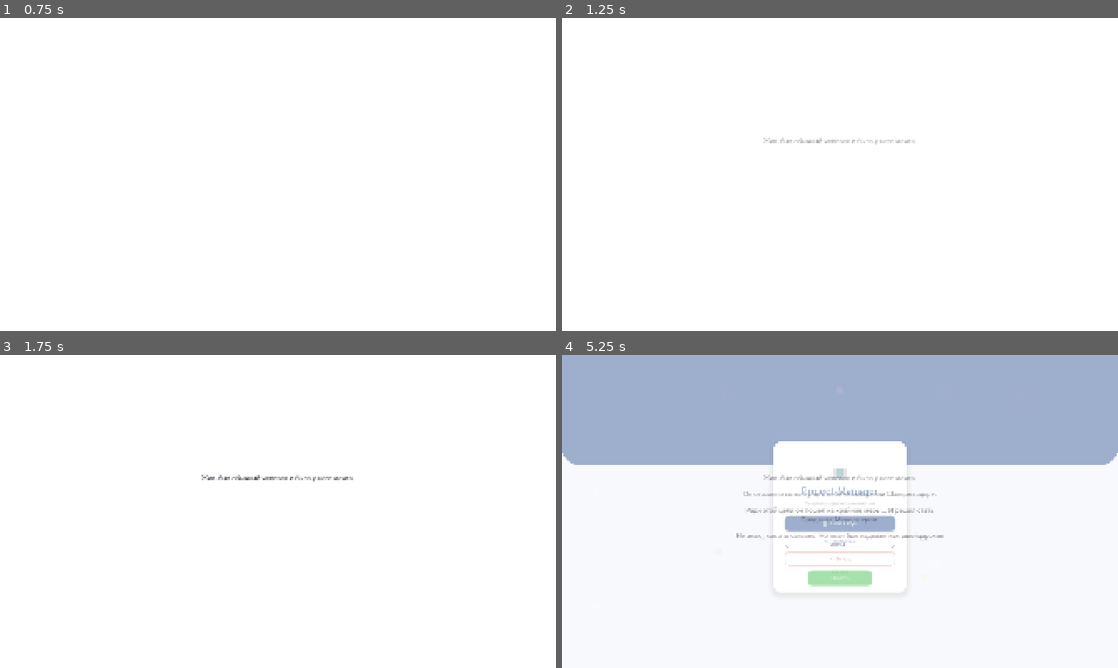
Above: before the commit, frames 1-4 (two rows, left to right).
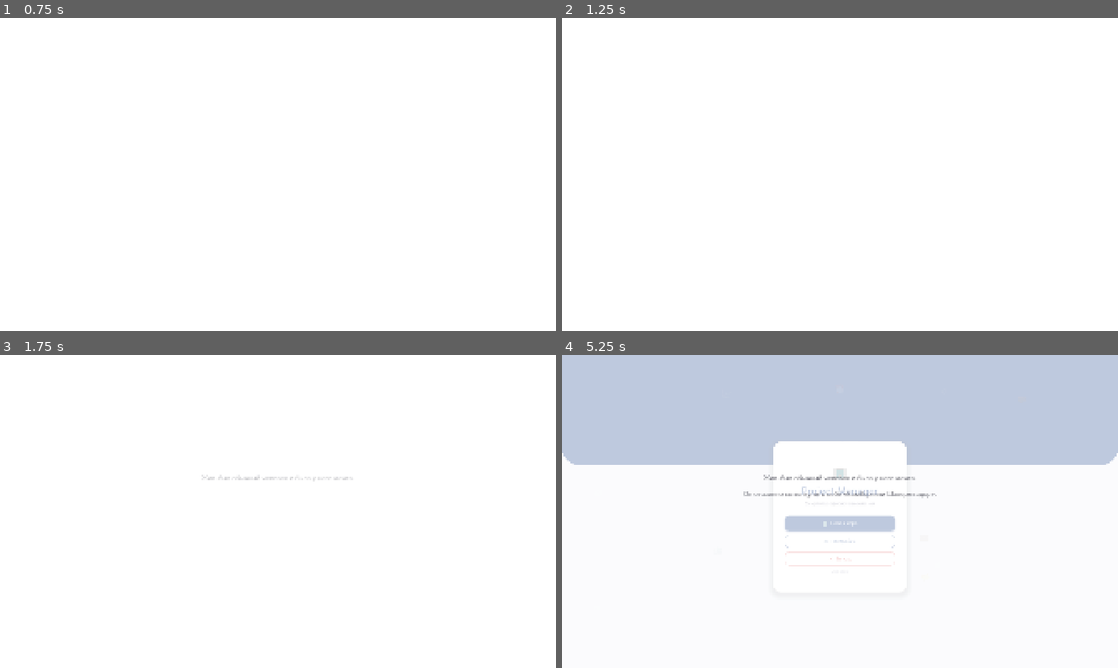
Above: after the commit, the same moments.

Repository: Esca69/project-manager-sim
Game: Godot game, scene res://Scenes/main_menu.tscn
The game is run twice, just before and just after one commit, with the same random seed, the same clock (stepped at 60 frames per second) and the same inputs. Sound files missing from this copy of the repository are replaced by a short silence.
Inputs (mouse positions are in pixels of both pictures, inside the frame that each line leads up to):
- Up to frame 1 (0.75 s): click "🆕 Новая игра" at 0.5 s
- Up to frame 2 (1.25 s): no input
- Up to frame 3 (1.75 s): click "🆕 Новая игра" at 1.25 s
- Up to frame 4 (5.25 s): click "⚙ Настройки" at 2 s; tap Enter at 2.75 s; move the mouse to (962, 495) at 2.77 s; hold Right (ui_right) 2.78-3.53 s; tap E (interact) at 2.85 s; click (962, 495) at 2.92 s; move the mouse to (728, 527) at 3.52 s; hold Down (ui_down) 3.53-4.28 s; tap Q (motivate) at 3.6 s; click (728, 527) at 3.67 s; move the mouse to (895, 442) at 4.27 s; hold Right (ui_right) 4.28-5 s; tap R (no_toilet) at 4.35 s; click (895, 442) at 4.42 s; click (840, 577) at 5 s, where only the run before the commit has a clickable "Начать"

Frame 1 is identical in both runs. In frame 2, 0.2% of the frame differs, in the area x 36-64%, y 38-41%; in frame 3, 0.2%; in frame 4, 35%, in the area x 0-100%, y 0-74%.

Commit message:
Fix 6 remaining bugs in My Life meta-progression feature
Co-authored-by: Esca69 <259692183+Esca69@users.noreply.github.com>

Diff:
--- a/Scripts/dividend_screen.gd
+++ b/Scripts/dividend_screen.gd
@@ -138,6 +138,7 @@
 
 		# Начисляем дивиденды
 		GameState.add_expense(dividend)
+		GameState.daily_event_expenses.append({"label": tr("LOG_PM_DIVIDEND") % dividend, "amount": dividend})
 		PMData.change_personal_balance(dividend)
 		EventLog.add(tr("LOG_PM_DIVIDEND") % dividend)
 	else:
--- a/Scripts/hud.gd
+++ b/Scripts/hud.gd
@@ -818,8 +818,14 @@
 	_personal_balance_label.add_theme_font_size_override("font_size", 15)
 	if UITheme: UITheme.apply_font(_personal_balance_label, "bold")
 	_personal_balance_label.text = "🏎️ $%d" % PMData.personal_balance
-	# Вставляем сразу после BalanceLabel (индекс 1 обычно, но ищем по имени)
-	hbox_container.add_child(_personal_balance_label)
+	# Вставляем ПЕРЕД SpeedControls, чтобы лейбл был слева от кнопок скорости
+	var speed_controls = hbox_container.get_node_or_null("SpeedControls")
+	if speed_controls:
+		var idx = speed_controls.get_index()
+		hbox_container.add_child(_personal_balance_label)
+		hbox_container.move_child(_personal_balance_label, idx)
+	else:
+		hbox_container.add_child(_personal_balance_label)
 	PMData.personal_balance_changed.connect(_on_personal_balance_changed)
 
 func _on_personal_balance_changed(new_amount: int):
--- a/Scripts/intro_screen.gd
+++ b/Scripts/intro_screen.gd
@@ -98,7 +98,7 @@
 	vbox.add_child(_start_btn)
 
 	# Запускаем анимацию через небольшую задержку
-	await get_tree().create_timer(0.4, true, false, true).timeout
+	await get_tree().create_timer(0.8, true, false, true).timeout
 	_animate_lines()
 
 func _animate_lines():
@@ -114,8 +114,8 @@
 
 	var lbl = _line_labels[_current_line]
 	_tween = create_tween()
-	_tween.tween_property(lbl, "modulate:a", 1.0, 0.6).set_ease(Tween.EASE_OUT)
-	_tween.tween_interval(0.3)
+	_tween.tween_property(lbl, "modulate:a", 1.0, 1.4).set_ease(Tween.EASE_OUT)
+	_tween.tween_interval(0.8)
 	_tween.tween_callback(func():
 		_current_line += 1
 		_show_next_line()
@@ -124,7 +124,7 @@
 func _on_start_pressed():
 	# Плавное исчезновение и переход в офис
 	var tween = create_tween()
-	tween.tween_property(self, "modulate:a", 0.0, 0.4).set_ease(Tween.EASE_IN)
+	tween.tween_property(self, "modulate:a", 0.0, 0.6).set_ease(Tween.EASE_IN)
 	tween.tween_callback(func():
 		get_tree().change_scene_to_file("res://Scenes/office.tscn")
 	)
--- a/Scripts/my_life_panel.gd
+++ b/Scripts/my_life_panel.gd
@@ -25,13 +25,20 @@
 func _ready():
 	process_mode = Node.PROCESS_MODE_ALWAYS
 	visible = false
-	z_index = 80
-	set_anchors_preset(Control.PRESET_FULL_RECT)
+	z_index = 90
 	mouse_filter = Control.MOUSE_FILTER_IGNORE
+	_force_fullscreen_size()
 	_build_ui()
 	PMData.personal_balance_changed.connect(_on_balance_changed)
 
+func _force_fullscreen_size():
+	set_anchors_preset(Control.PRESET_FULL_RECT)
+	var vp_size = get_viewport().get_visible_rect().size
+	position = Vector2.ZERO
+	size = vp_size
+
 func open():
+	_force_fullscreen_size()
 	_refresh()
 	if UITheme:
 		UITheme.fade_in(self, 0.2)
@@ -42,24 +49,20 @@
 	# Полупрозрачный оверлей
 	var overlay = ColorRect.new()
 	overlay.set_anchors_preset(Control.PRESET_FULL_RECT)
-	overlay.color = Color(0, 0, 0, 0.35)
+	overlay.color = Color(0, 0, 0, 0.45)
 	overlay.mouse_filter = Control.MOUSE_FILTER_STOP
 	add_child(overlay)
-	overlay.gui_input.connect(func(event):
-		if event is InputEventMouseButton and event.pressed and event.button_index == MOUSE_BUTTON_LEFT:
-			_close()
-	)
-
-	# Окно — позиционируем как остальные панели (внизу справа)
+
+	# Окно — 1500×900 по центру, как client_panel.gd
 	_window = PanelContainer.new()
-	_window.custom_minimum_size = Vector2(650, 560)
-	_window.set_anchors_preset(Control.PRESET_BOTTOM_RIGHT)
-	_window.offset_left = -680
-	_window.offset_top = -640
-	_window.offset_right = -20
-	_window.offset_bottom = -80
-	_window.grow_horizontal = Control.GROW_DIRECTION_BEGIN
-	_window.grow_vertical = Control.GROW_DIRECTION_BEGIN
+	_window.custom_minimum_size = Vector2(1500, 900)
+	_window.set_anchors_preset(Control.PRESET_CENTER)
+	_window.offset_left = -750
+	_window.offset_top = -450
+	_window.offset_right = 750
+	_window.offset_bottom = 450
+	_window.grow_horizontal = Control.GROW_DIRECTION_BOTH
+	_window.grow_vertical = Control.GROW_DIRECTION_BOTH
 
 	var window_style = StyleBoxFlat.new()
 	window_style.bg_color = COLOR_WHITE
@@ -83,7 +86,7 @@
 
 	# Заголовок
 	var header_panel = Panel.new()
-	header_panel.custom_minimum_size = Vector2(0, 50)
+	header_panel.custom_minimum_size = Vector2(0, 40)
 	var header_style = StyleBoxFlat.new()
 	header_style.bg_color = COLOR_BLUE
 	header_style.corner_radius_top_left = 20
@@ -96,11 +99,38 @@
 	title_lbl.set_anchors_preset(Control.PRESET_CENTER)
 	title_lbl.grow_horizontal = Control.GROW_DIRECTION_BOTH
 	title_lbl.grow_vertical = Control.GROW_DIRECTION_BOTH
+	title_lbl.offset_left = -120
+	title_lbl.offset_top = -11.5
+	title_lbl.offset_right = 120
+	title_lbl.offset_bottom = 11.5
 	title_lbl.horizontal_alignment = HORIZONTAL_ALIGNMENT_CENTER
 	title_lbl.add_theme_color_override("font_color", COLOR_WHITE)
-	title_lbl.add_theme_font_size_override("font_size", 18)
+	title_lbl.add_theme_font_size_override("font_size", 16)
 	if UITheme: UITheme.apply_font(title_lbl, "bold")
 	header_panel.add_child(title_lbl)
+
+	# Кнопка закрытия "X" в заголовке
+	var close_btn = Button.new()
+	close_btn.text = "X"
+	close_btn.focus_mode = Control.FOCUS_NONE
+	close_btn.set_anchors_preset(Control.PRESET_CENTER_RIGHT)
+	close_btn.offset_left = -51
+	close_btn.offset_top = -15
+	close_btn.offset_right = -24
+	close_btn.offset_bottom = 16
+	close_btn.grow_horizontal = Control.GROW_DIRECTION_BEGIN
+	close_btn.grow_vertical = Control.GROW_DIRECTION_BOTH
+	var close_style = StyleBoxEmpty.new()
+	close_btn.add_theme_color_override("font_color", COLOR_WHITE)
+	close_btn.add_theme_color_override("font_hover_color", COLOR_WHITE)
+	close_btn.add_theme_color_override("font_pressed_color", COLOR_WHITE)
+	close_btn.add_theme_stylebox_override("normal", close_style)
+	close_btn.add_theme_stylebox_override("hover", close_style)
+	close_btn.add_theme_stylebox_override("pressed", close_style)
+	close_btn.add_theme_stylebox_override("focus", close_style)
+	if UITheme: UITheme.apply_font(close_btn, "semibold")
+	close_btn.pressed.connect(_close)
+	header_panel.add_child(close_btn)
 
 	# Контент
 	var content_margin = MarginContainer.new()
--- a/Scripts/project_selection_ui.gd
+++ b/Scripts/project_selection_ui.gd
@@ -25,6 +25,13 @@
 var _tab_projects_btn: Button
 var _tab_nego_btn: Button
 var _nego_container: VBoxContainer
+
+var tab_bg_style: StyleBoxFlat
+var tab_active_style: StyleBoxFlat
+var tab_inactive_style: StyleBoxFlat
+
+const COLOR_BLUE = Color(0.17254902, 0.30980393, 0.5686275, 1)
+const COLOR_GRAY = Color(0.5, 0.5, 0.5, 1)
 
 func _ready():
 	add_to_group("project_selection_ui")
@@ -86,6 +93,27 @@
 		close_btn.pressed.connect(_on_close_pressed)
 		if UITheme: UITheme.apply_font(close_btn, "semibold")
 
+	# === PILL-СТИЛЬ ВКЛАДОК ===
+	tab_bg_style = StyleBoxFlat.new()
+	tab_bg_style.bg_color = Color(0.92, 0.94, 0.96, 1)
+	tab_bg_style.corner_radius_top_left = 24
+	tab_bg_style.corner_radius_top_right = 24
+	tab_bg_style.corner_radius_bottom_right = 24
+	tab_bg_style.corner_radius_bottom_left = 24
+
+	tab_active_style = StyleBoxFlat.new()
+	tab_active_style.bg_color = Color(1, 1, 1, 1)
+	tab_active_style.corner_radius_top_left = 20
+	tab_active_style.corner_radius_top_right = 20
+	tab_active_style.corner_radius_bottom_right = 20
+	tab_active_style.corner_radius_bottom_left = 20
+	tab_active_style.shadow_color = Color(0, 0, 0, 0.08)
+	tab_active_style.shadow_size = 4
+	tab_active_style.shadow_offset = Vector2(0, 2)
+
+	tab_inactive_style = StyleBoxFlat.new()
+	tab_inactive_style.bg_color = Color(1, 1, 1, 0)
+
 	_setup_scroll_container()
 
 func _force_fullscreen_size():
@@ -106,18 +134,43 @@
 
 	await get_tree().process_frame
 
-	# === TAB BUTTONS ===
+	# === TAB BUTTONS (pill-style) ===
+	var tab_panel = PanelContainer.new()
+	tab_panel.add_theme_stylebox_override("panel", tab_bg_style)
+	cards_margin.add_child(tab_panel)
+
+	var tab_margin = MarginContainer.new()
+	tab_margin.add_theme_constant_override("margin_left", 4)
+	tab_margin.add_theme_constant_override("margin_top", 4)
+	tab_margin.add_theme_constant_override("margin_right", 4)
+	tab_margin.add_theme_constant_override("margin_bottom", 4)
+	tab_panel.add_child(tab_margin)
+
 	var tab_bar = HBoxContainer.new()
-	tab_bar.add_theme_constant_override("separation", 8)
-	cards_margin.add_child(tab_bar)
-
-	_tab_projects_btn = _make_tab_button(tr("TAB_PROJECTS"), true)
+	tab_bar.add_theme_constant_override("separation", 4)
+	tab_margin.add_child(tab_bar)
+
+	_tab_projects_btn = Button.new()
+	_tab_projects_btn.text = tr("TAB_PROJECTS")
+	_tab_projects_btn.custom_minimum_size = Vector2(200, 38)
+	_tab_projects_btn.size_flags_horizontal = Control.SIZE_EXPAND_FILL
+	_tab_projects_btn.focus_mode = Control.FOCUS_NONE
+	_tab_projects_btn.toggle_mode = false
+	if UITheme: UITheme.apply_font(_tab_projects_btn, "semibold")
 	_tab_projects_btn.pressed.connect(_on_tab_projects)
 	tab_bar.add_child(_tab_projects_btn)
 
-	_tab_nego_btn = _make_tab_button(tr("TAB_NEGOTIATIONS"), false)
+	_tab_nego_btn = Button.new()
+	_tab_nego_btn.text = tr("TAB_NEGOTIATIONS")
+	_tab_nego_btn.custom_minimum_size = Vector2(200, 38)
+	_tab_nego_btn.size_flags_horizontal = Control.SIZE_EXPAND_FILL
+	_tab_nego_btn.focus_mode = Control.FOCUS_NONE
+	_tab_nego_btn.toggle_mode = false
+	if UITheme: UITheme.apply_font(_tab_nego_btn, "semibold")
 	_tab_nego_btn.pressed.connect(_on_tab_negotiations)
 	tab_bar.add_child(_tab_nego_btn)
+
+	_update_tab_styles()
 
 	# === PROJECTS SCROLL ===
 	_scroll = ScrollContainer.new()
@@ -149,55 +202,28 @@
 
 	_scroll_ready = true
 
-func _make_tab_button(label: String, active: bool) -> Button:
-	var btn = Button.new()
-	btn.text = label
-	btn.custom_minimum_size = Vector2(200, 38)
-	btn.focus_mode = Control.FOCUS_NONE
-	btn.toggle_mode = false
-	_apply_tab_style(btn, active)
-	if UITheme: UITheme.apply_font(btn, "semibold")
-	return btn
-
-func _apply_tab_style(btn: Button, active: bool):
-	var style_active = StyleBoxFlat.new()
-	style_active.bg_color = Color(0.17254902, 0.30980393, 0.5686275, 1)
-	style_active.corner_radius_top_left = 10
-	style_active.corner_radius_top_right = 10
-	style_active.corner_radius_bottom_right = 10
-	style_active.corner_radius_bottom_left = 10
-
-	var style_inactive = StyleBoxFlat.new()
-	style_inactive.bg_color = Color(1, 1, 1, 1)
-	style_inactive.border_width_left = 2
-	style_inactive.border_width_top = 2
-	style_inactive.border_width_right = 2
-	style_inactive.border_width_bottom = 2
-	style_inactive.border_color = Color(0.17254902, 0.30980393, 0.5686275, 1)
-	style_inactive.corner_radius_top_left = 10
-	style_inactive.corner_radius_top_right = 10
-	style_inactive.corner_radius_bottom_right = 10
-	style_inactive.corner_radius_bottom_left = 10
-
-	if active:
-		btn.add_theme_stylebox_override("normal", style_active)
-		btn.add_theme_stylebox_override("hover", style_active)
-		btn.add_theme_stylebox_override("pressed", style_active)
-		btn.add_theme_color_override("font_color", Color.WHITE)
-		btn.add_theme_color_override("font_hover_color", Color.WHITE)
-		btn.add_theme_color_override("font_pressed_color", Color.WHITE)
-	else:
-		btn.add_theme_stylebox_override("normal", style_inactive)
-		btn.add_theme_stylebox_override("hover", style_active)
-		btn.add_theme_stylebox_override("pressed", style_active)
-		btn.add_theme_color_override("font_color", Color(0.17254902, 0.30980393, 0.5686275, 1))
-		btn.add_theme_color_override("font_hover_color", Color.WHITE)
-		btn.add_theme_color_override("font_pressed_color", Color.WHITE)
+func _apply_button_style(btn: Button, box_style: StyleBox, font_color: Color):
+	btn.add_theme_stylebox_override("normal", box_style)
+	btn.add_theme_stylebox_override("hover", box_style)
+	btn.add_theme_stylebox_override("pressed", box_style)
+	btn.add_theme_stylebox_override("focus", box_style)
+	btn.add_theme_color_override("font_color", font_color)
+	btn.add_theme_color_override("font_hover_color", font_color)
+	btn.add_theme_color_override("font_pressed_color", font_color)
+	btn.add_theme_color_override("font_focus_color", font_color)
+
+func _update_tab_styles():
+	if _tab_projects_btn and _tab_nego_btn:
+		if _active_tab == "projects":
+			_apply_button_style(_tab_projects_btn, tab_active_style, COLOR_BLUE)
+			_apply_button_style(_tab_nego_btn, tab_inactive_style, COLOR_GRAY)
+		else:
+			_apply_button_style(_tab_projects_btn, tab_inactive_style, COLOR_GRAY)
+			_apply_button_style(_tab_nego_btn, tab_active_style, COLOR_BLUE)
 
 func _on_tab_projects():
 	_active_tab = "projects"
-	if _tab_projects_btn: _apply_tab_style(_tab_projects_btn, true)
-	if _tab_nego_btn: _apply_tab_style(_tab_nego_btn, false)
+	_update_tab_styles()
 	if _scroll: _scroll.visible = true
 	if _nego_container and _nego_container.get_parent():
 		_nego_container.get_parent().visible = false
@@ -205,8 +231,7 @@
 
 func _on_tab_negotiations():
 	_active_tab = "negotiations"
-	if _tab_projects_btn: _apply_tab_style(_tab_projects_btn, false)
-	if _tab_nego_btn: _apply_tab_style(_tab_nego_btn, true)
+	_update_tab_styles()
 	if _scroll: _scroll.visible = false
 	if _nego_container and _nego_container.get_parent():
 		_nego_container.get_parent().visible = true
--- a/Scripts/save_manager.gd
+++ b/Scripts/save_manager.gd
@@ -862,6 +862,7 @@
 	PMData.personal_balance = int(d.get("personal_balance", 0))
 	PMData.monthly_salary = int(d.get("monthly_salary", 1000))
 	PMData.partner_tier = int(d.get("partner_tier", 0))
+	PMData.emit_signal("personal_balance_changed", PMData.personal_balance)
 
 func _load_boss_manager(d: Dictionary):
 	if d.is_empty():
